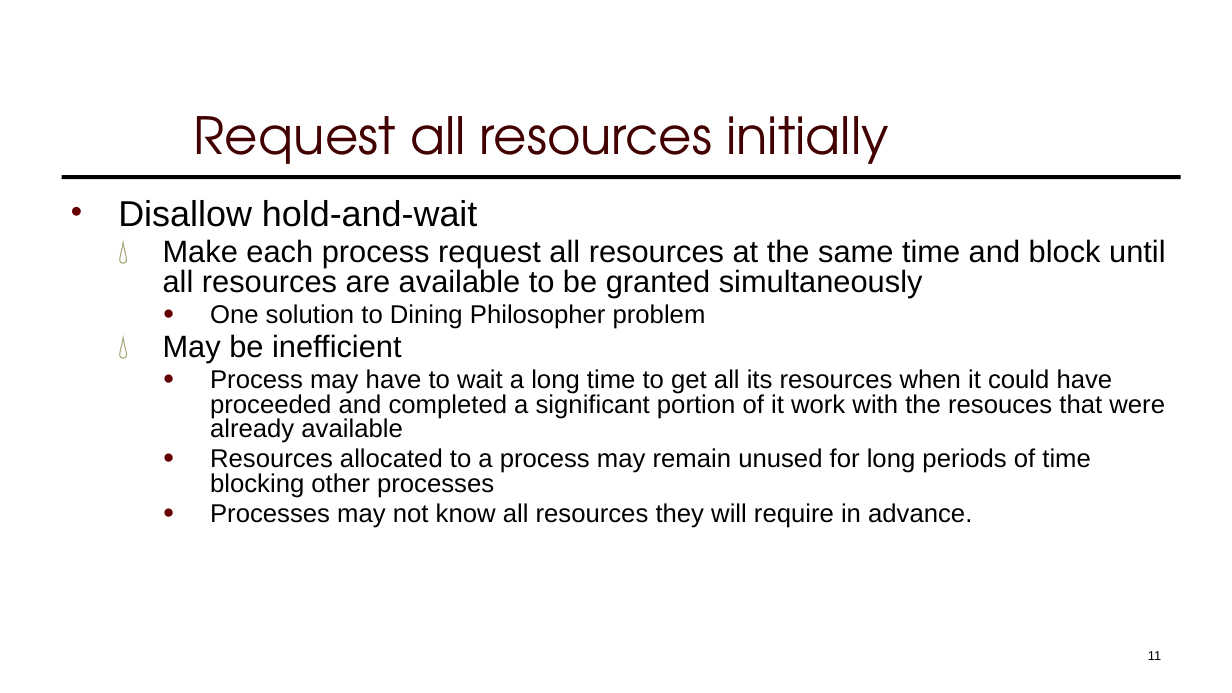
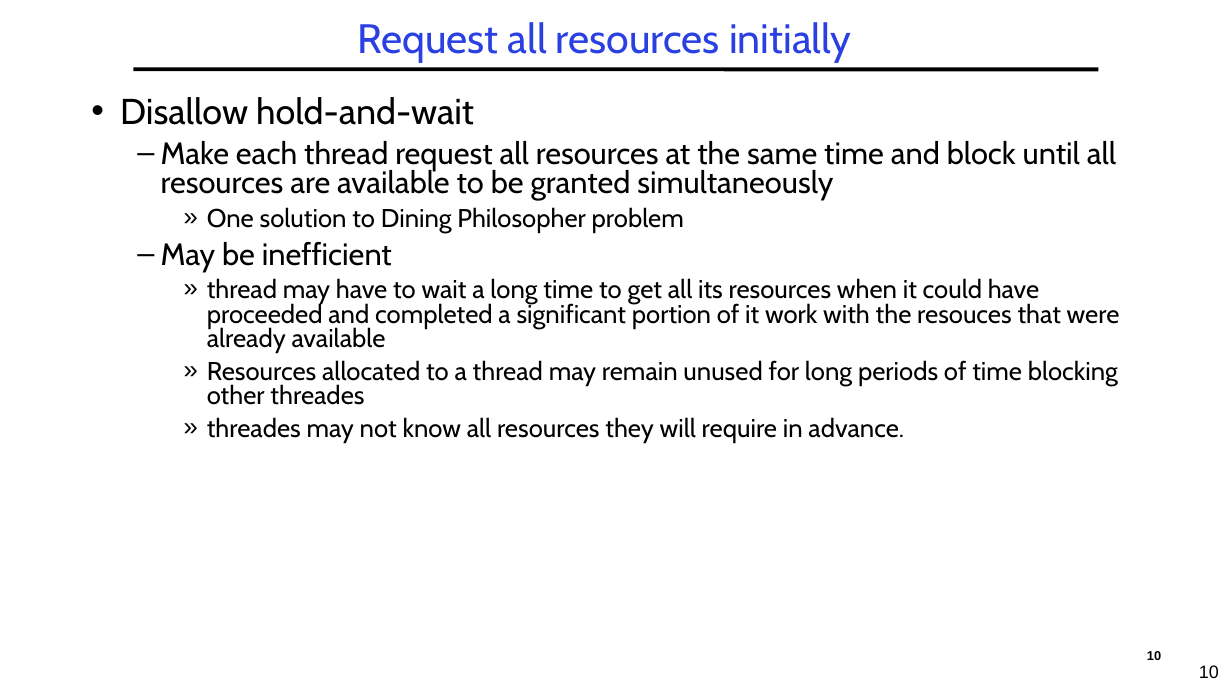
Before and after one commit to guhofstra/CSC256Fa25, a slide deck: slide 10 of PPTs/LXX Deadlocks.pptx (slide 11 before the commit). Drawn at 1232x693 pixels with LibreOffice and Linux fonts; fonts in the diff are those of the drawing. Boxes give left, top, right and bottom in pixels: in the first picture for what was removed or moved away, otherwise in the second. Text is boxed around its words. In the diff, an @@ line names an element or a change of style, - is before the commit and + after.

```diff
--- a/PPTs/LXX Deadlocks.pptx
+++ b/PPTs/LXX Deadlocks.pptx
@@ title "Request all resources initially": place and size @@
-title "Request all resources initially" at [194, 116, 888, 178]
+title "Request all resources initially" at [357, 22, 851, 63]
@@ title "Request all resources initially" at [357, 22, 851, 63]: size 40 to 32 pt, font TeX Gyre Adventor to Cabin, text colour #420000 to #2A40E2; alignment left to centre; line spacing 1 to 0.9; vertical alignment bottom to middle @@
@@ line moved from (1181, 177) - (62, 177) to (133, 69) - (1099, 69) @@
@@ text "Disallow hold-and-wait": place and size @@
-text "Disallow hold-and-wait" at [118, 200, 1165, 528]
+text "Disallow hold-and-wait" at [120, 97, 1120, 442]
@@ text at [120, 97, 684, 271]: font Arial to Cabin in "Disallow hold-and-wait", "One solution to Dining Philosopher problem", "May be inefficient"; indent changed; more space between paragraphs; bullet ● to »; bullet 💧 to – @@
@@ text at [161, 141, 1116, 200]: text changed; font Arial to Cabin @@
-  💧 Make each process request all resources at the same time and block until all resources are available to be granted simultaneously
+  – Make each thread request all resources at the same time and block until all resources are available to be granted simultaneously
@@ text at [207, 278, 1120, 442]: text changed; font Arial to Cabin @@
-    ● Process may have to wait a long time to get all its resources when it could have proceeded and completed a significant portion of it work with the resouces that were already available
-    ● Resources allocated to a process may remain unused for long periods of time blocking other processes
-    ● Processes may not know all resources they will require in advance.
+    » thread may have to wait a long time to get all its resources when it could have proceeded and completed a significant portion of it work with the resouces that were already available
+    » Resources allocated to a thread may remain unused for long periods of time blocking other threades
+    » threades may not know all resources they will require in advance.
@@ page number at [1147, 651, 1161, 660]: text changed; bold on @@
-11
+10
@@ page number added at [1199, 665, 1219, 678], 14 pt, text #000000 @@
+10
```
Also in this commit, not shown: 49 other slides changed, 1 slide added, 11 slides removed, 4 other files.
